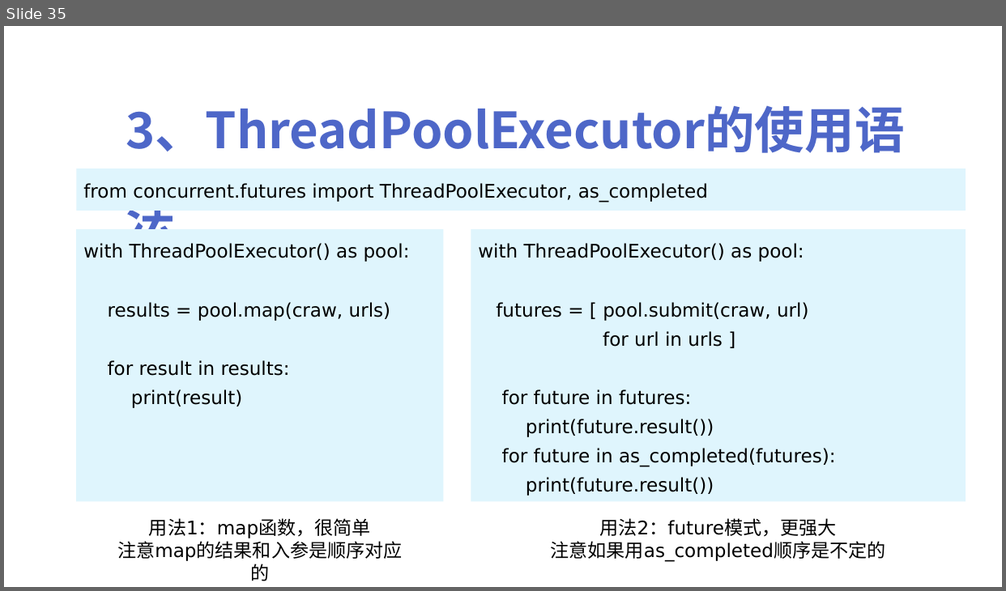
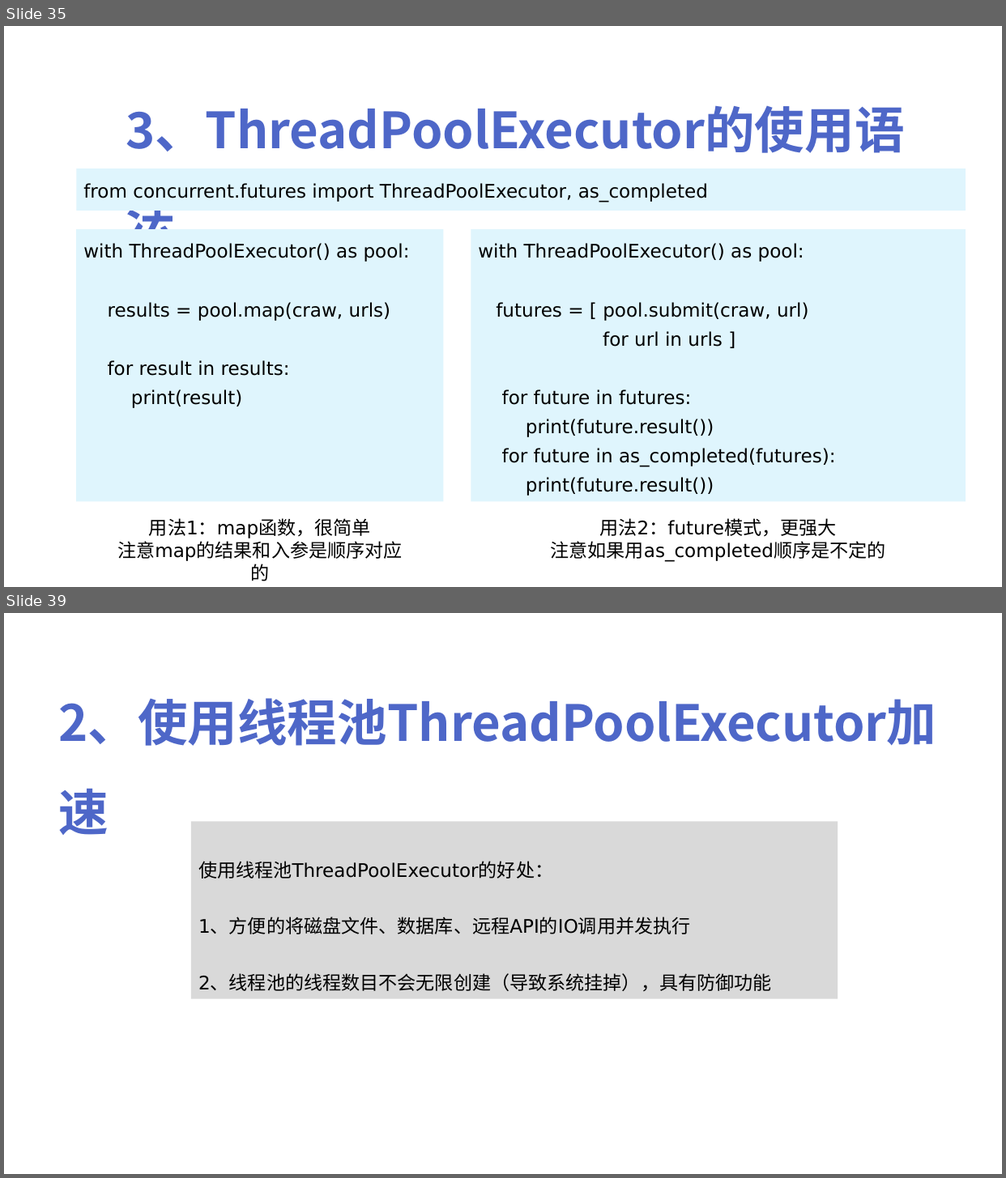
Before and after one commit to peiss/ant-learn-python-concurrent, a slide deck: Python并发编程简介.pptx. Shown one above the other, each under a label of ours: slide 35 before the commit, slides 35 and 39 after it; the slides between them are not shown. The pictures are 1006x591 and 1006x1178 pixels, drawn with LibreOffice and Linux fonts; fonts in the diff are those of the drawing. Boxes give left, top, right and bottom in pixels: in the first picture for what was removed or moved away, otherwise in the second. Text is boxed around its words. In the diff, an @@ line names an element or a change of style, - is before the commit and + after.

```diff
--- a/Python并发编程简介.pptx
+++ b/Python并发编程简介.pptx
@@ slide 39 added at (4, 613, 1002, 1174), background #FFFFFF @@
@@ text added at (58, 698, 936, 746), 48 pt, text #4E67C8, bold @@
+2、使用线程池ThreadPoolExecutor加速
@@ rectangle added at (191, 822, 838, 999), fill #D9D9D9, 18 pt, text #000000 @@
+使用线程池ThreadPoolExecutor的好处：
+1、方便的将磁盘文件、数据库、远程API的IO调用并发执行
+2、线程池的线程数目不会无限创建（导致系统挂掉），具有防御功能
```
Also in this commit, not shown: 8 other slides added, 2 other files.
